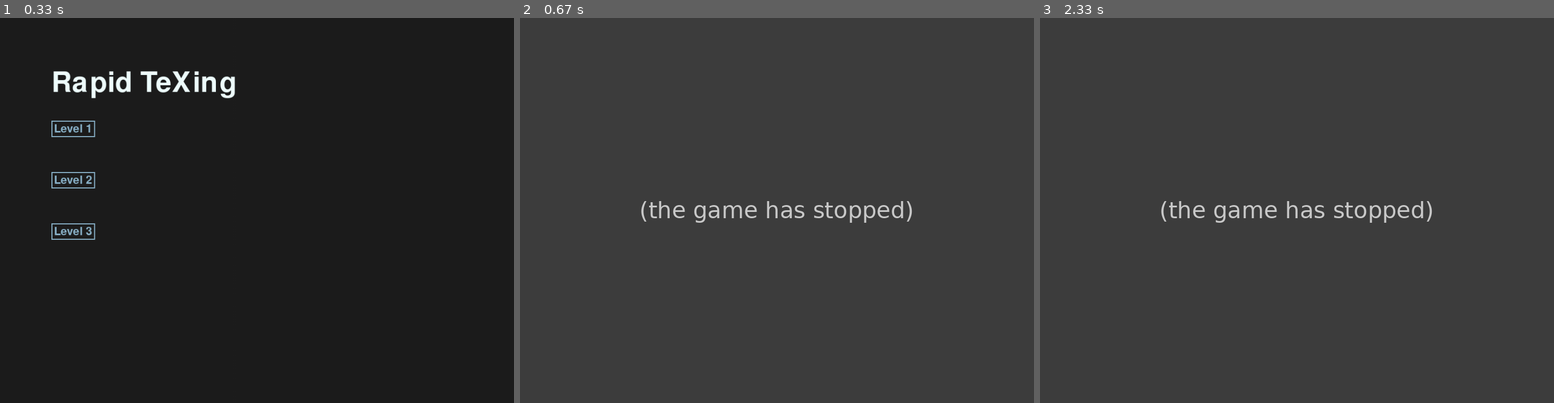
Above: before the commit, frames 1-3 (left to right).
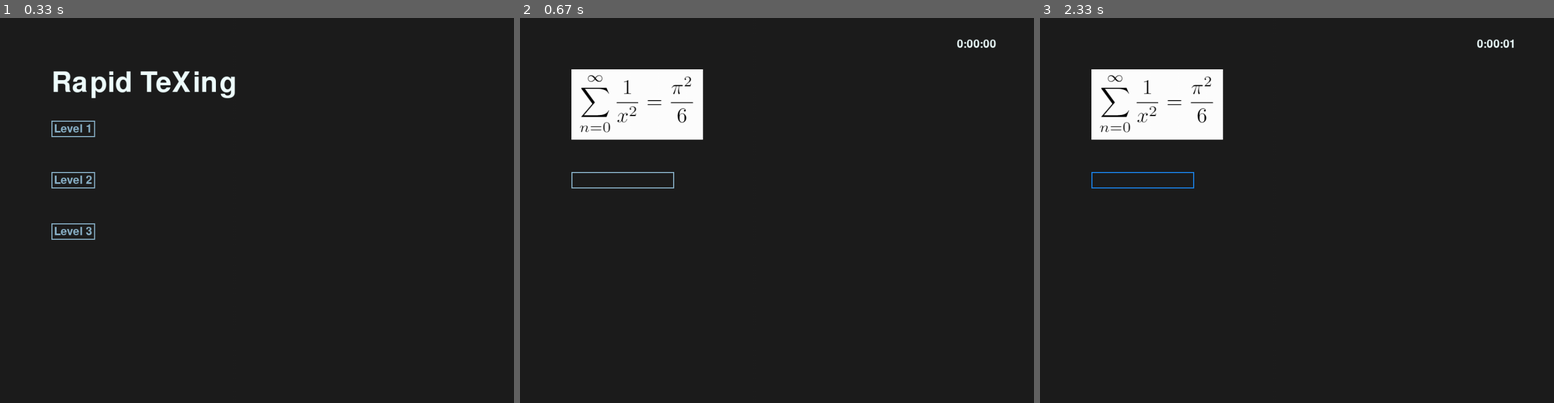
Above: after the commit, the same moments.

Repository: NiamV/OxfordHack
Game: pygame game, started from textInput.py
The game is run twice, just before and just after one commit, with the same random seed, the same clock (stepped at 60 frames per second) and the same inputs.
Inputs (mouse positions are in pixels of both pictures, inside the frame that each line leads up to):
- Up to frame 1 (0.33 s): no input
- Up to frame 2 (0.67 s): click "Level 1" at 0.38 s
- Up to frame 3 (2.33 s): tap Enter at 0.67 s; click (1142, 179) at 2.15 s

Frame 1 is identical in both runs. In frame 2, 100% of the frame differs, in the area x 0-100%, y 0-100%; in frame 3, 100%.
Error before the commit: TypeError: images() missing 1 required positional argument: 'sampleSize' (textInput.py line ...; the game stopped at 0.4 s (later frames are placeholders)

Commit message:
Added ability to change game length

Diff:
--- a/textInput.py
+++ b/textInput.py
@@ -167,9 +167,9 @@
         # Sets the number of problems done to 0
         count = 0
         n = random.randint(1,imageCount*(imageCount-1)*(imageCount-2))
-        threeImages =  imageMapping.images(n, imageCount) # 3-tuple with the 3 id ints
-        eqImg = [pg.image.load("static/Eq" + str(threeImages[i]) + ".png") for i in range(0,3) ]
-        eqTxt = [equationsFile[threeImages[i]-1] for i in range(0,3) ]
+        threeImages =  imageMapping.images(n, imageCount, GAME_LENGTH) # 3-tuple with the 3 id ints
+        eqImg = [pg.image.load("static/Eq" + str(threeImages[i]) + ".png") for i in range(0,GAME_LENGTH) ]
+        eqTxt = [equationsFile[threeImages[i]-1] for i in range(0,GAME_LENGTH) ]
 
         questions = [ Question(i, eqImg[i], eqTxt[i]) for i in range(GAME_LENGTH)]
 
